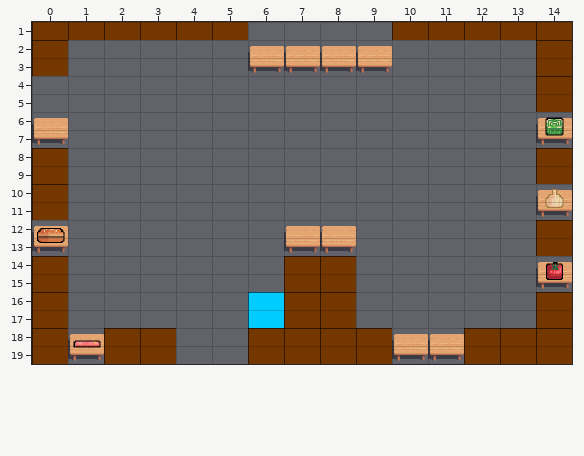
Tiled map, stored at ENG1/assets/Maps/StationsMap.tmx. Above is the file before it was changed.
Cells are 64x32 px. Shown: x 0..14, y 1..19.
Now the later version:
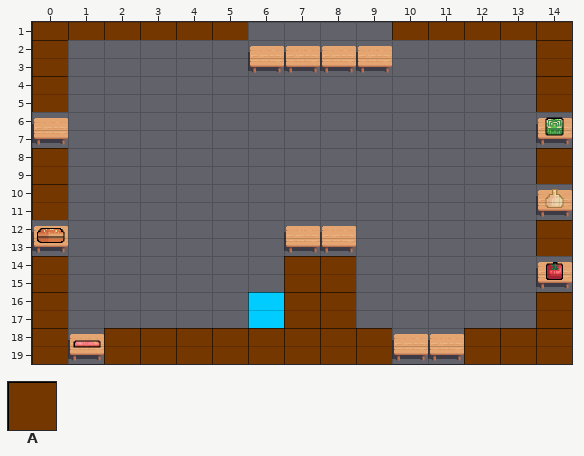
Key: from "Stations": A 6.
_ is an empty cell.
What changed:
Changed rows in their new state; . is an unchanged cell.
Layer "Tile Layer 1":
first column x 0:
 5 A
first column x 4:
19 AA
